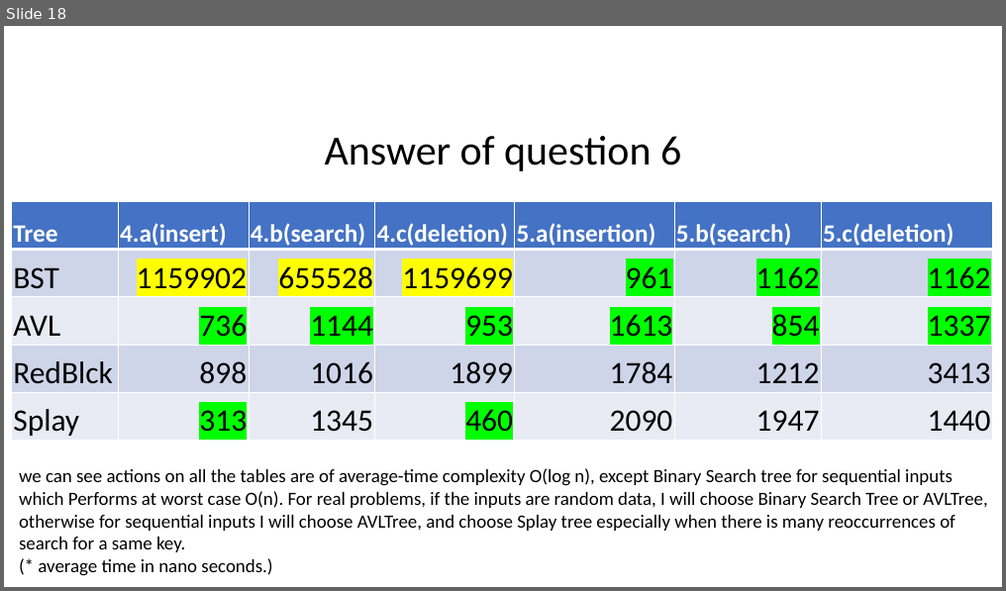
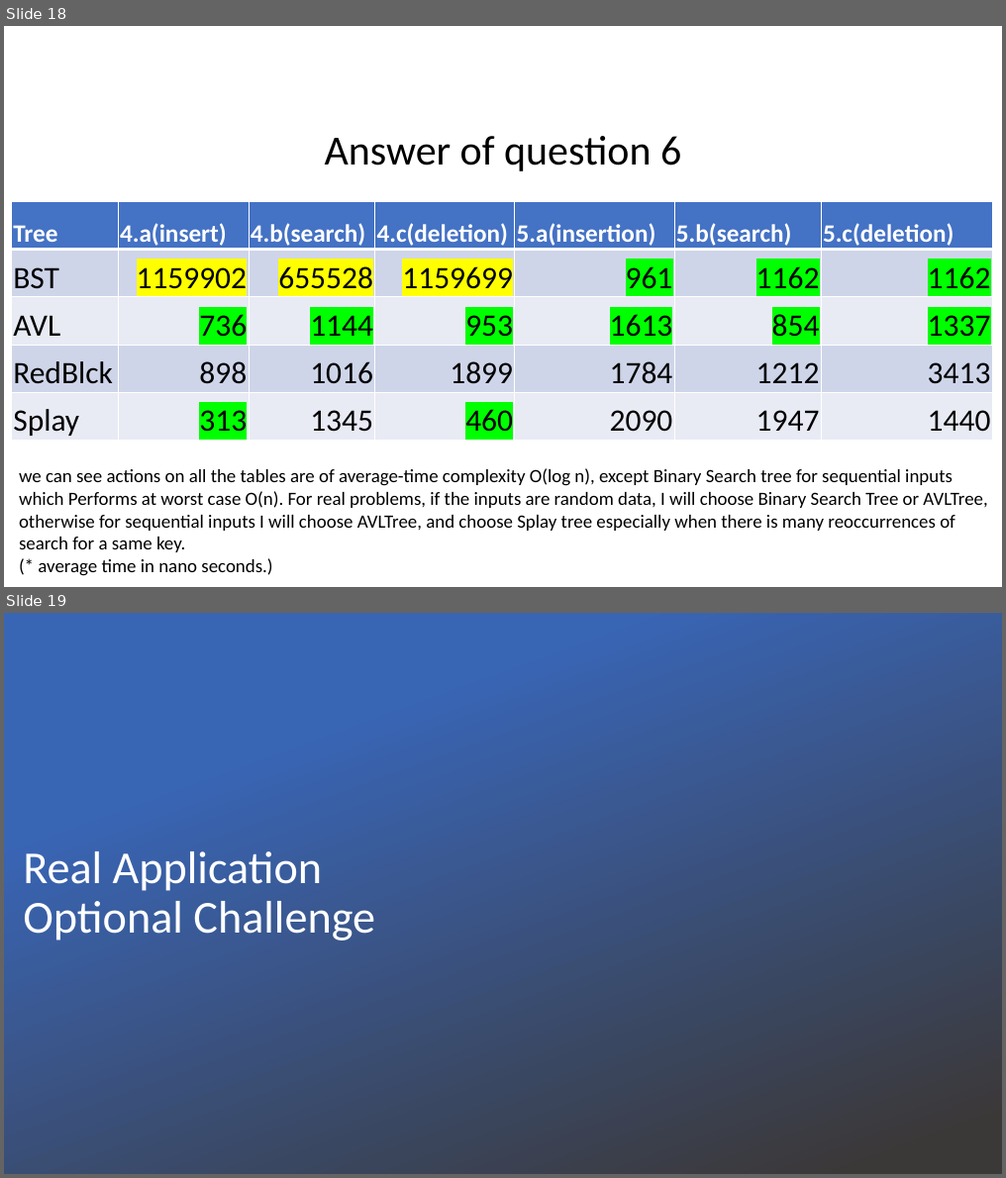
Before and after one commit to fanchuanster/uwinds, a slide deck: docs/8547Saini/assignments/assignment1.pptx. Shown one above the other, each under a label of ours: slide 18 before the commit, slides 18 and 19 after it. The pictures are 1006x591 and 1006x1178 pixels, drawn with LibreOffice and Linux fonts; fonts in the diff are those of the drawing; background and template pictures are left out; a plain dark background stands for a picture behind light text. Boxes give left, top, right and bottom in pixels: in the first picture for what was removed or moved away, otherwise in the second. Text is boxed around its words. In the diff, an @@ line names an element or a change of style, - is before the commit and + after.

```diff
--- a/docs/8547Saini/assignments/assignment1.pptx
+++ b/docs/8547Saini/assignments/assignment1.pptx
@@ slide 19 added at bbox=[4, 613, 1002, 1174], background picture (left out) @@
@@ rectangle added at bbox=[4, 613, 502, 1174], fill #FFFFFF @@
@@ rectangle added at bbox=[4, 613, 1002, 1174], fill gradient #3965B5 to #3B3838 @@
@@ title added at bbox=[23, 852, 375, 941], 44 pt, text #FFFFFF @@
+Real Application Optional Challenge
```
Also in this commit, not shown: 3 slides changed, 2 other slides added, 1 other file.
